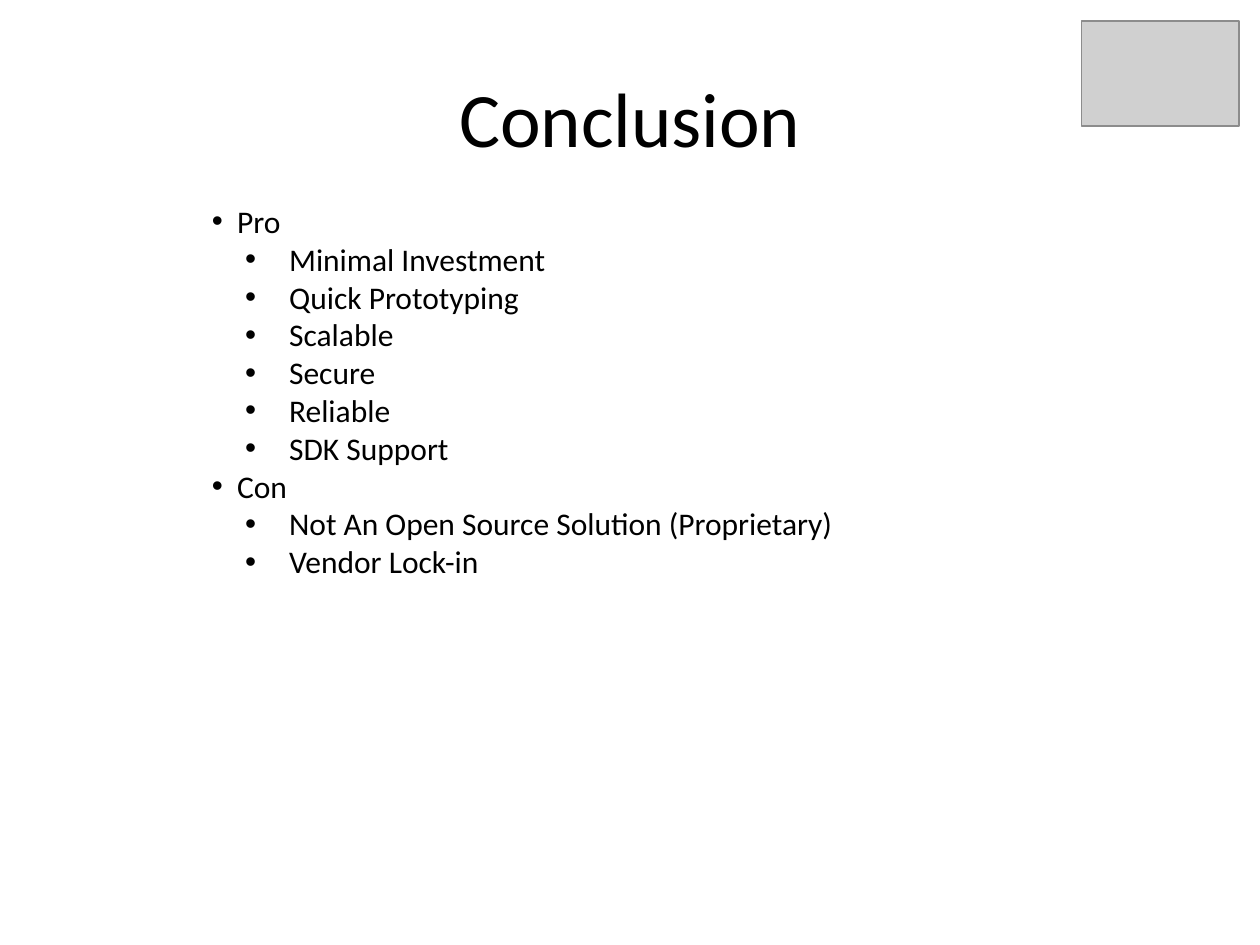
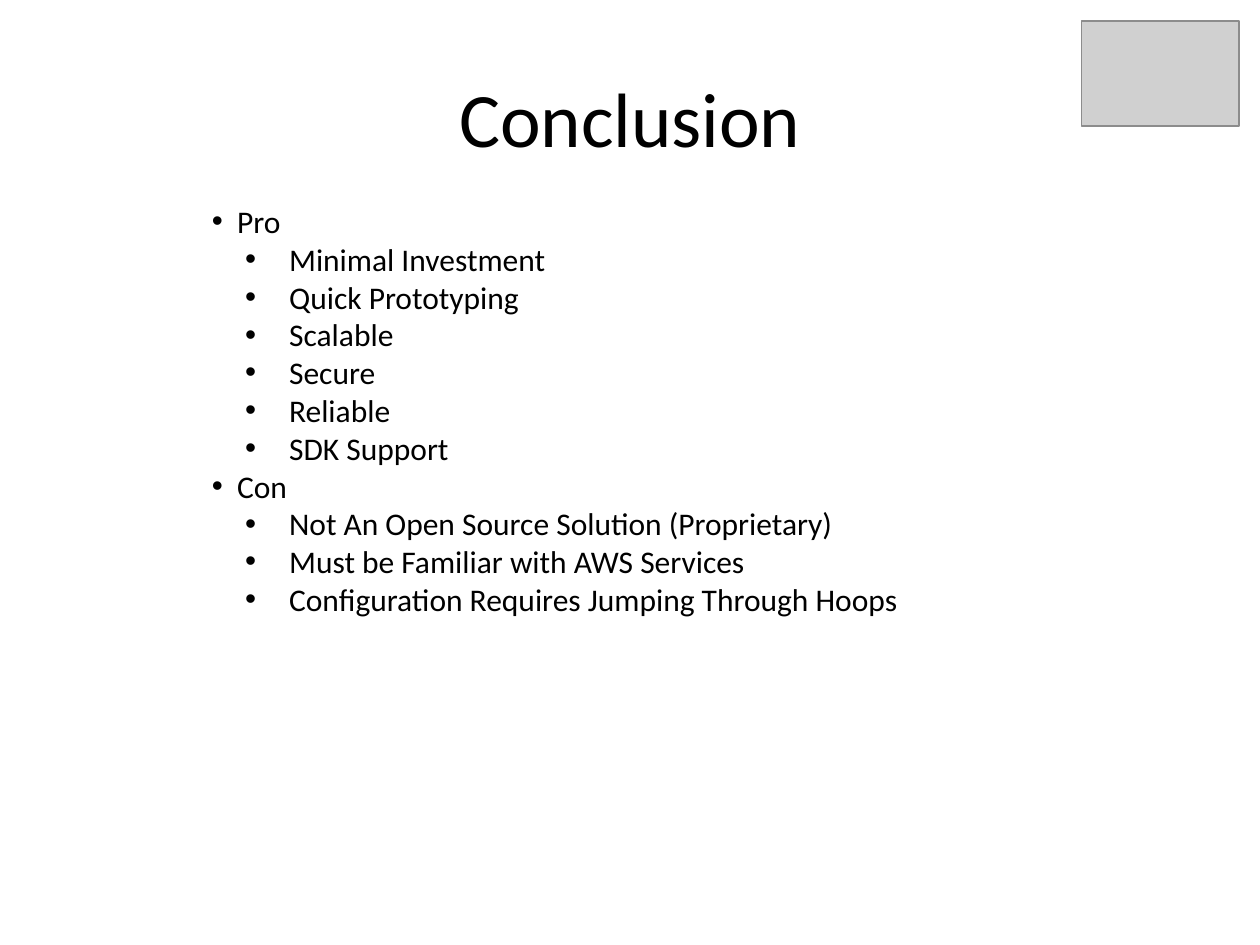
Before and after one commit to kskalvar/AWS-IoT-AndroidStudio, a slide deck: slide 14 of .assets/IoT-QuickStart-with-AWS.pptx. Drawn at 1260x945 pixels with LibreOffice and Linux fonts; fonts in the diff are those of the drawing; grey boxes stand for pictures. Boxes give left, top, right and bottom in pixels: in the first picture for what was removed or moved away, otherwise in the second. Text is boxed around its words. In the diff, an @@ line names an element or a change of style, - is before the commit and + after.

```diff
--- a/.assets/IoT-QuickStart-with-AWS.pptx
+++ b/.assets/IoT-QuickStart-with-AWS.pptx
@@ text at [289,551,898,617]: text changed @@
-  • Vendor Lock-in
+  • Must be Familiar with AWS Services
+  • Configuration Requires Jumping Through Hoops
```
Also in this commit, not shown: 7 other slides changed, 2 other files.
